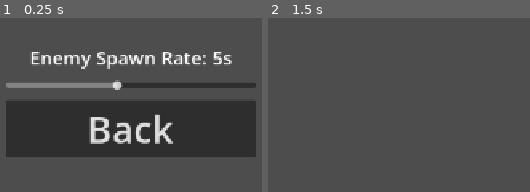
Above: before the commit, frames 1-2 (left to right).
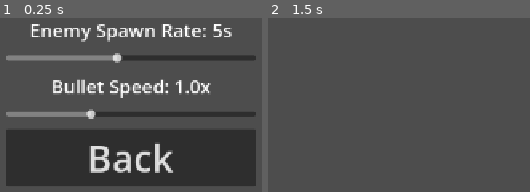
Above: after the commit, the same moments.

Repository: piotrrusak/coldcurve-vancouver
Game: Godot game, scene res://scenes/options/options.tscn
Two runs of this game, one before a commit and one after it. Both use one fixed random seed, a clock stepped at 60 frames per second and the inputs below. This scene is started directly instead of the project's main scene.
Inputs (mouse positions are in pixels of both pictures, inside the frame that each line leads up to):
- Up to frame 1 (0.25 s): no input
- Up to frame 2 (1.5 s): tap Enter at 0.5 s; move the mouse to (outside the picture) at 0.52 s; hold D (move_right) 0.53-1.25 s; click "Back" at 1.25 s

The runs differ from the first frame. In frame 1, 41% of the frame differs, in the area x 2-98%, y 3-97%; in frame 2, nothing differs.

Commit message:
Bullet speed slider

Diff:
--- a/scenes/options/options.tscn
+++ b/scenes/options/options.tscn
@@ -32,9 +32,22 @@
 step = 1.0
 value = 5.0
 
+[node name="BulletSpeedLabel" type="Label" parent="Container"]
+theme_override_font_sizes/font_size = 30
+text = "Bullet Speed: 1.0x"
+horizontal_alignment = 1
+
+[node name="BulletSpeedSlider" type="HSlider" parent="Container"]
+custom_minimum_size = Vector2(400, 40)
+min_value = 0.5
+max_value = 2.0
+step = 0.1
+value = 1.0
+
 [node name="BackButton" type="Button" parent="Container"]
 theme_override_font_sizes/font_size = 60
 text = "Back"
 
 [connection signal="value_changed" from="Container/SpawnRateSlider" to="." method="_on_spawn_rate_slider_value_changed"]
+[connection signal="value_changed" from="Container/BulletSpeedSlider" to="." method="_on_bullet_speed_slider_value_changed"]
 [connection signal="pressed" from="Container/BackButton" to="." method="_on_back_button_pressed"]
--- a/scripts/enemies/enemy_projectiles/projectile.gd
+++ b/scripts/enemies/enemy_projectiles/projectile.gd
@@ -3,7 +3,8 @@
 @export var base_speed = 500.0
 
 func get_projectile_speed():
-	return Vector2(randf_range(base_speed, base_speed * 1.25), 0.0)
+	var s = base_speed * GameSettings.bullet_speed_multiplier
+	return Vector2(randf_range(s, s * 1.25), 0.0)
 
 func _draw():
 	# Triangle pointing forward (+X direction), rotated by parent
--- a/scripts/game_settings.gd
+++ b/scripts/game_settings.gd
@@ -1,3 +1,4 @@
 extends Node
 
 var enemy_spawn_rate: float = 5.0
+var bullet_speed_multiplier: float = 1.0
--- a/scripts/options/options.gd
+++ b/scripts/options/options.gd
@@ -8,16 +8,25 @@
 func _ready():
 	spawn_rate = GameSettings.enemy_spawn_rate
 	$Container/SpawnRateSlider.value = spawn_rate
-	_update_label(spawn_rate)
+	_update_spawn_label(spawn_rate)
+	$Container/BulletSpeedSlider.value = GameSettings.bullet_speed_multiplier
+	_update_bullet_label(GameSettings.bullet_speed_multiplier)
 
 func _on_spawn_rate_slider_value_changed(value: float):
 	spawn_rate = value
 	GameSettings.enemy_spawn_rate = value
-	_update_label(value)
+	_update_spawn_label(value)
 	spawn_rate_changed.emit(value)
 
-func _update_label(value: float):
+func _on_bullet_speed_slider_value_changed(value: float):
+	GameSettings.bullet_speed_multiplier = value
+	_update_bullet_label(value)
+
+func _update_spawn_label(value: float):
 	$Container/SpawnRateLabel.text = "Enemy Spawn Rate: %ds" % int(value)
+
+func _update_bullet_label(value: float):
+	$Container/BulletSpeedLabel.text = "Bullet Speed: %.1fx" % value
 
 func _on_back_button_pressed():
 	back.emit()
